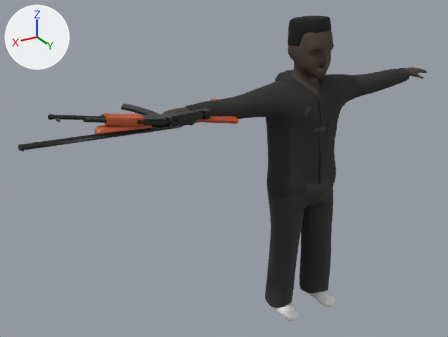
The glTF model Overhead/Overhead Player/Overhead Player.glb, before and after one commit.
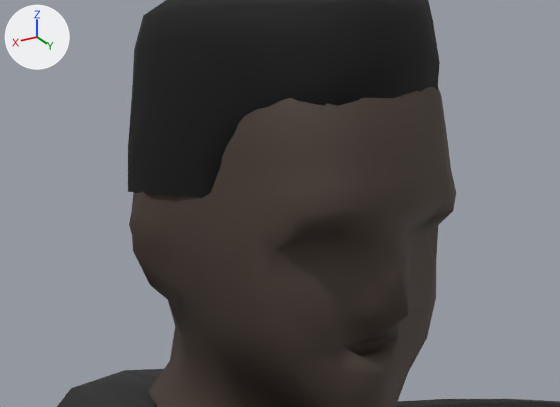
Each version is shown whole from a 50 mm camera at (19.56, 24.07, 17.19) aimed at (4.42, -1.15, 4.58), then close up on the part from 60% to 78% of the width and 5% to 22% of the height. Arrows for +X, +Y and +Z are at upper left; the lights stay in place. The last two pictures show the newer version. Where no turn or scale is listed for an object, it has been applied to the vertices.

Script lines for the objects in view, before the commit:
```python
me_mesh = bpy.data.meshes.new('mesh')
me_mesh.from_pydata(...)  # 2472 vertices, 4909 faces; spans x -8.5..8.5, y -1.6..1.3, z 1.1..16.4
me_mesh.materials.append(mat_body)  # brown #493c34
me_mesh_014 = bpy.data.meshes.new('mesh.014')
me_mesh_014.from_pydata(...)  # 183 vertices, 342 faces; spans x -0.95..0.95, y -1.28..1.02, z 15.02..16.49
me_mesh_014.materials.append(mat_black_hair)  # black #000000
me_mesh_015 = bpy.data.meshes.new('mesh.015')
me_mesh_015.from_pydata(...)  # 675 vertices, 1250 faces; spans x -6.95..6.95, y -1.82..1.4, z 7.21..13.59
me_mesh_015.materials.append(mat_african_hoodie)  # black #2a2a2a
ob_body_low = bpy.data.objects.new('Body LOW', me_mesh)
ob_body_low.location = (0.0, -0.137, -4.41)
ob_hair_box_low = bpy.data.objects.new('Hair Box LOW', me_mesh_014)
ob_hair_box_low.location = (0.0, -0.137, -4.41)
ob_hoodie_low = bpy.data.objects.new('Hoodie LOW', me_mesh_015)
ob_hoodie_low.location = (0.0, -0.137, -4.41)
```
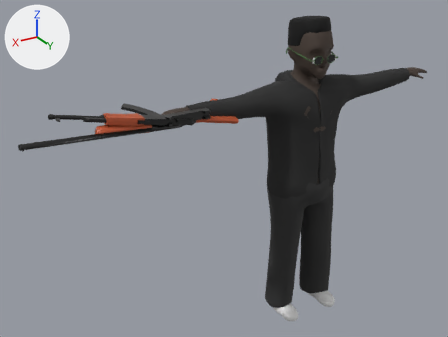
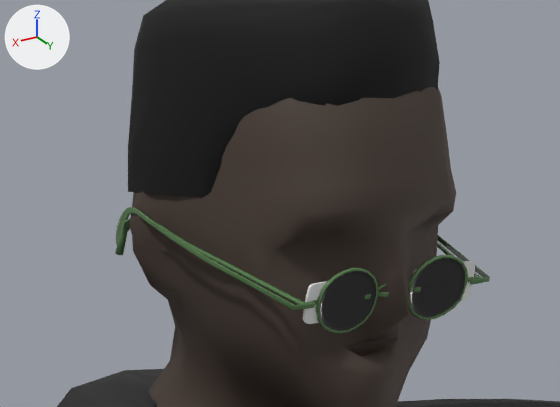
Boxes (x1, y1, x2, y2) around the edits, measured in the close-ups (560 x 407 px):
'Round Glasses Lo', added
    after: (115, 218, 482, 334)
    faces in mat_glass_001 (black #272727): (320, 258, 465, 331)
    faces in mat_frame_001 (green #597e4f): (115, 218, 482, 334)
'Rect Sunglasses Hi', added
    after: (116, 207, 490, 324)
    faces in mat_frame (green #597e4f): (116, 207, 490, 310)
    faces in mat_glass (white #e7e7e7): (303, 261, 475, 324)

The change, as a list of edits to the scene's bpy script:
```text
Add mat_glass_001:
    mat_glass_001 = principled_material('Glass.001')
    mat_glass_001.base_color = (0.02, 0.02, 0.02)  # black #272727
    mat_glass_001.roughness = 0.195
Add mat_frame_001:
    mat_frame_001 = principled_material('Frame.001')
    mat_frame_001.base_color = (0.0988, 0.208, 0.0782)  # green #597e4f
    mat_frame_001.roughness = 0.0
Add mat_glass:
    mat_glass = principled_material('Glass')
    mat_glass.base_color = (0.8, 0.8, 0.8)  # white #e7e7e7
Add mat_frame:
    mat_frame = principled_material('Frame')
    mat_frame.base_color = (0.0988, 0.208, 0.0782)  # green #597e4f
    mat_frame.roughness = 0.0
Add me_mesh_040:
    me_mesh_040.from_pydata(...)  # 1060 vertices, 2116 faces; spans x -1.0..0.99, y -1.51..0.39, z -0.26..0.32
    # faces by material slot: [1162, 954]
    me_mesh_040.materials.append(mat_frame_001)  # green #597e4f
    me_mesh_040.materials.append(mat_glass_001)  # black #272727
Add me_plane_015:
    me_plane_015.from_pydata(...)  # 1490 vertices, 2960 faces; spans x -1.02..1.02, y -1.44..0.51, z -0.22..0.31
    # faces by material slot: [2448, 512]
    me_plane_015.materials.append(mat_frame)  # green #597e4f
    me_plane_015.materials.append(mat_glass)  # white #e7e7e7
Add ob_round_glasses_lo:
    ob_round_glasses_lo = bpy.data.objects.new('Round Glasses Lo', me_mesh_040)
    ob_round_glasses_lo.location = (0.006, 0.659, 10.174)
Add ob_rect_sunglasses_hi:
    ob_rect_sunglasses_hi = bpy.data.objects.new('Rect Sunglasses Hi', me_plane_015)
    ob_rect_sunglasses_hi.location = (0.009, 0.531, 10.234)
```
